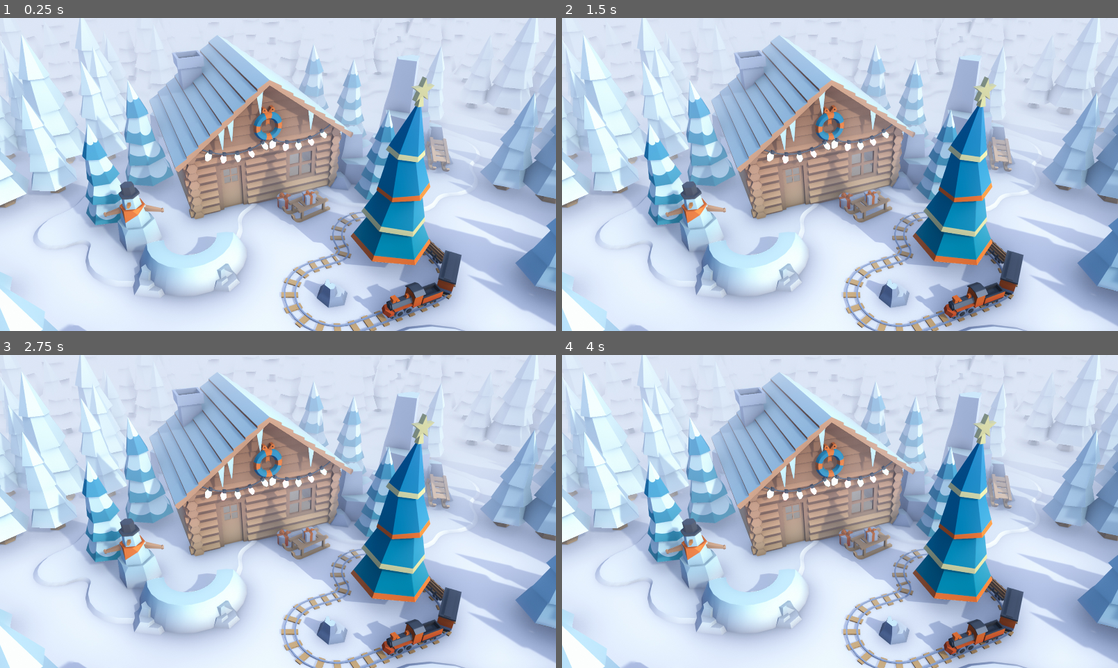
Above: before the commit, frames 1-4 (two rows, left to right).
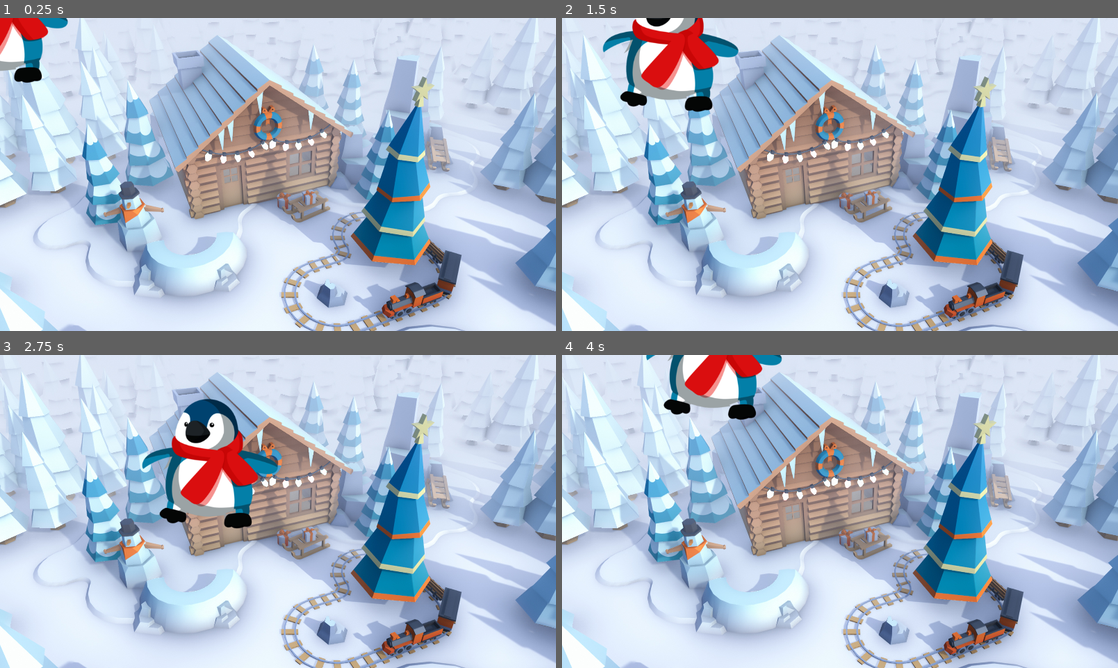
Above: after the commit, the same moments.

Repository: juvazquezquijada/Julio-VQ-Semester01-Performance-Task
Game: Godot game, scene res://world.tscn
The game is run twice, just before and just after one commit, with the same random seed, the same clock (stepped at 60 frames per second) and the same inputs.
Inputs:
- Up to frame 1 (0.25 s): no input
- Up to frame 2 (1.5 s): tap Enter at 0.5 s; hold D (move_right, bound only after the commit) 0.53-1.28 s; hold S (move_down, bound only after the commit) from 1.28 s (still down)
- Up to frame 3 (2.75 s): release S (move_down, bound only after the commit) at 2.03 s; hold D (move_right, bound only after the commit) from 2.03 s (still down)
- Up to frame 4 (4 s): release D (move_right, bound only after the commit) at 2.78 s; hold W (move_up, bound only after the commit) 2.78-3.53 s; hold A (move_left, bound only after the commit) from 3.53 s (still down)

The runs differ from the first frame. In frame 1, 1.6% of the frame differs, in the area x 0-13%, y 0-21%; in frame 2, 4.5%; in frame 3, 5.5%, in the area x 25-50%, y 14-56%; in frame 4, 3.0%.

Commit message:
player scene complete

Diff:
--- /dev/null
+++ b/assets/scene/PLAYER.gd
@@ -0,0 +1,22 @@
+extends Area2D
+
+@export var speed = 5
+# Called when the node enters the scene tree for the first time.
+
+# Called every frame. 'delta' is the elapsed time since the previous frame.
+func _process(velocity):
+	velocity = Vector2.ZERO
+
+	if velocity.length() > 0:
+		velocity * speed
+
+	if Input.is_action_pressed("move_up"):
+		velocity.y -= 1
+	if Input.is_action_pressed("move_down"):
+		velocity.y += 1
+	if Input.is_action_pressed("move_left"):
+		velocity.x -= 1
+	if Input.is_action_pressed("move_right"):
+		velocity.x += 1
+
+	position += velocity * speed
--- /dev/null
+++ b/assets/scene/PLAYER.tscn
@@ -0,0 +1,17 @@
+[gd_scene load_steps=4 format=3 uid="uid://dm3fbghtbis15"]
+
+[ext_resource type="Script" path="res://assets/scene/PLAYER.gd" id="1_ps8g1"]
+[ext_resource type="Texture2D" uid="uid://vs551jdj25r0" path="res://assets/player.png" id="1_tegdi"]
+
+[sub_resource type="CircleShape2D" id="CircleShape2D_pb071"]
+radius = 25.02
+
+[node name="PLAYER" type="Area2D"]
+script = ExtResource("1_ps8g1")
+
+[node name="CollisionShape2D" type="CollisionShape2D" parent="."]
+scale = Vector2(5.5, 5.5)
+shape = SubResource("CircleShape2D_pb071")
+
+[node name="Sprite2D" type="Sprite2D" parent="."]
+texture = ExtResource("1_tegdi")
--- a/project.godot
+++ b/project.godot
@@ -17,3 +17,27 @@
 [display]
 
 window/stretch/mode="canvas_items"
+
+[input]
+
+move_up={
+"deadzone": 0.5,
+"events": [Object(InputEventKey,"resource_local_to_scene":false,"resource_name":"","device":-1,"window_id":0,"alt_pressed":false,"shift_pressed":false,"ctrl_pressed":false,"meta_pressed":false,"pressed":false,"keycode":0,"physical_keycode":87,"key_label":0,"unicode":119,"echo":false,"script":null)
+]
+}
+move_down={
+"deadzone": 0.5,
+"events": [Object(InputEventKey,"resource_local_to_scene":false,"resource_name":"","device":-1,"window_id":0,"alt_pressed":false,"shift_pressed":false,"ctrl_pressed":false,"meta_pressed":false,"pressed":false,"keycode":0,"physical_keycode":83,"key_label":0,"unicode":115,"echo":false,"script":null)
+]
+}
+move_left={
+"deadzone": 0.5,
+"events": [Object(InputEventKey,"resource_local_to_scene":false,"resource_name":"","device":-1,"window_id":0,"alt_pressed":false,"shift_pressed":false,"ctrl_pressed":false,"meta_pressed":false,"pressed":false,"keycode":0,"physical_keycode":65,"key_label":0,"unicode":97,"echo":false,"script":null)
+]
+}
+move_right={
+"deadzone": 0.5,
+"events": [Object(InputEventKey,"resource_local_to_scene":false,"resource_name":"","device":-1,"window_id":0,"alt_pressed":false,"shift_pressed":false,"ctrl_pressed":false,"meta_pressed":false,"pressed":false,"keycode":0,"physical_keycode":68,"key_label":0,"unicode":100,"echo":false,"script":null)
+, Object(InputEventKey,"resource_local_to_scene":false,"resource_name":"","device":-1,"window_id":0,"alt_pressed":false,"shift_pressed":false,"ctrl_pressed":false,"meta_pressed":false,"pressed":false,"keycode":0,"physical_keycode":68,"key_label":0,"unicode":100,"echo":false,"script":null)
+]
+}
--- a/world.tscn
+++ b/world.tscn
@@ -1,6 +1,7 @@
-[gd_scene load_steps=2 format=3 uid="uid://duemjd0qhekrw"]
+[gd_scene load_steps=3 format=3 uid="uid://duemjd0qhekrw"]
 
 [ext_resource type="Texture2D" uid="uid://bwmny50vdxvr1" path="res://assets/wallpaperCabin.jpg" id="1_85gfb"]
+[ext_resource type="PackedScene" uid="uid://dm3fbghtbis15" path="res://assets/scene/PLAYER.tscn" id="2_o307v"]
 
 [node name="World" type="Node2D"]
 
@@ -8,3 +9,5 @@
 scale = Vector2(0.61, 0.61)
 texture = ExtResource("1_85gfb")
 centered = false
+
+[node name="PLAYER" parent="." instance=ExtResource("2_o307v")]
